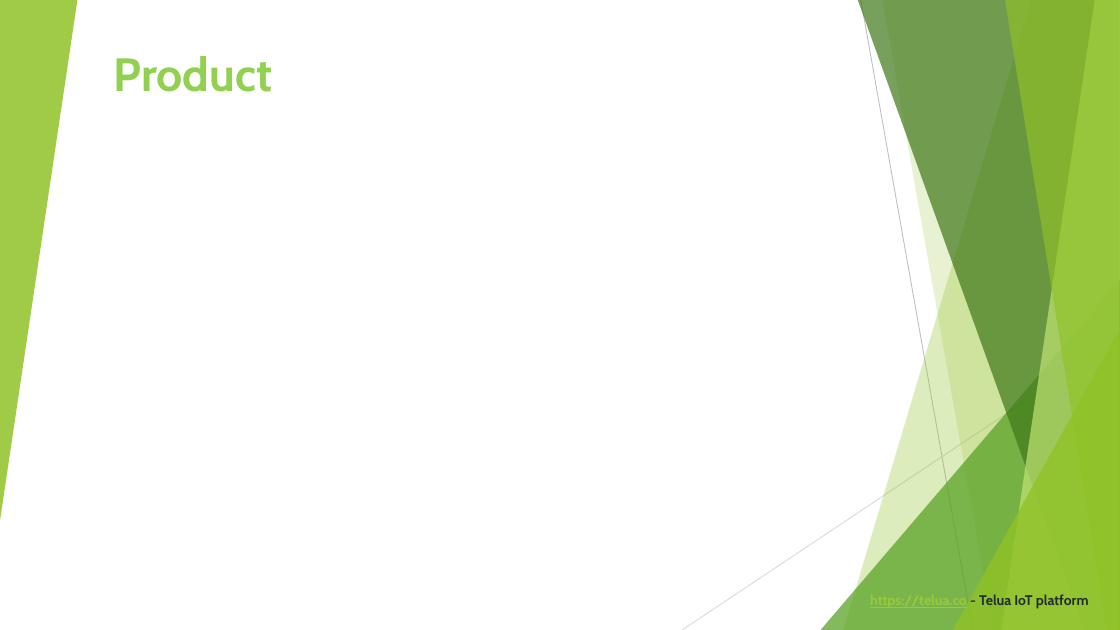
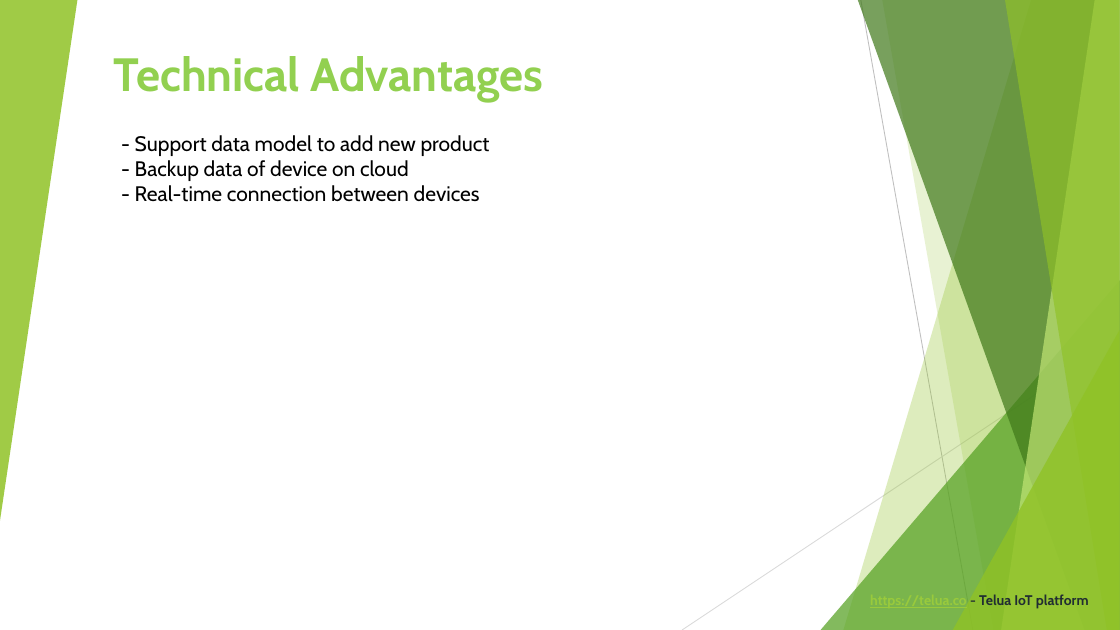
Before and after one commit to letrthong/telua_esp32_sensor, a slide deck: slide 5 of esp32_hardware/Telua_Pitch_Deck.pptx. Drawn at 1120x630 pixels with LibreOffice and Linux fonts; fonts in the diff are those of the drawing. Boxes give left, top, right and bottom in pixels: in the first picture for what was removed or moved away, otherwise in the second. Text is boxed around its words. In the diff, an @@ line names an element or a change of style, - is before the commit and + after.

```diff
--- a/esp32_hardware/Telua_Pitch_Deck.pptx
+++ b/esp32_hardware/Telua_Pitch_Deck.pptx
@@ title at box(114, 56, 544, 102): text changed @@
-Product
+Technical Advantages
@@ text added at box(135, 135, 490, 202), 18 pt, text #000000 @@
+- Support data model to add new product
+- Backup data of device on cloud
+- Real-time connection between devices
```
Also in this commit, not shown: 7 other slides changed, 1 slide added, 1 slide removed, 1 other file.
